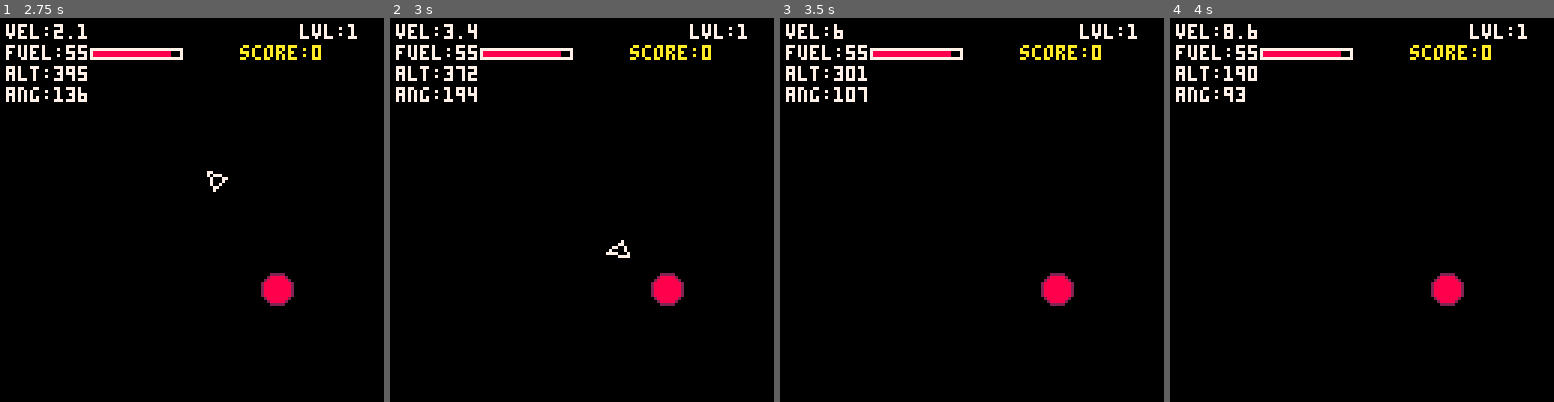
Above: before the commit, frames 1-4 (left to right).
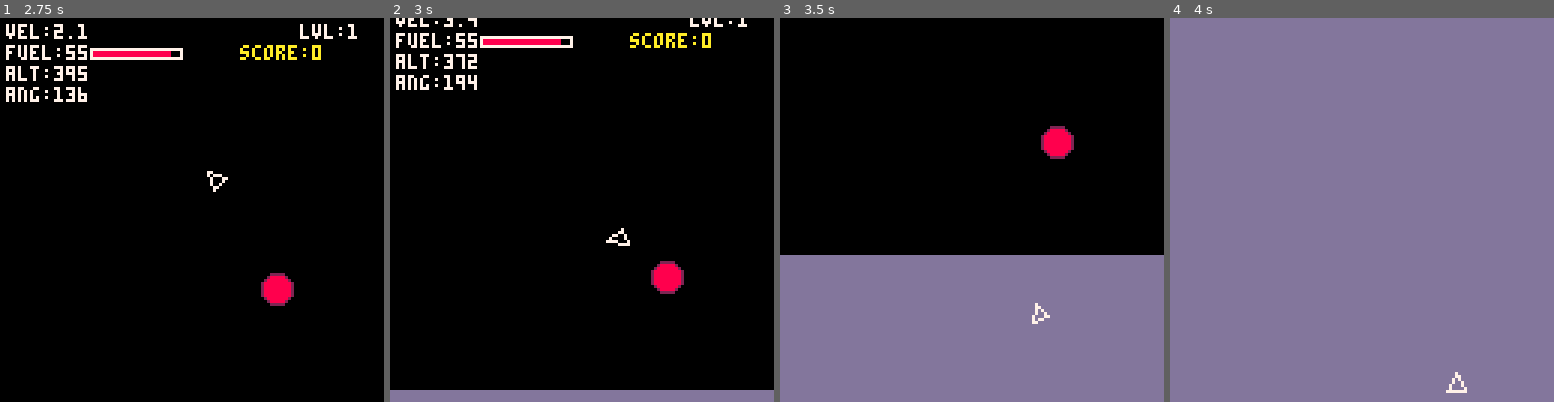
Above: after the commit, the same moments.

Repository: jeffcampbell/game-a-day
Game: PICO-8 cartridge games/2026-03-01/game.p8
Same seed, same stepped clock (60 frames per second), same inputs: the game is played once before the commit and once after it.
Inputs:
- Up to frame 1 (2.75 s): tap X (X key) at 0.33, 1.07, 1.85 s; tap O (Z key) at 0.7, 1.7, 2.1, 2.5 s; hold Right 1.6-2.1 s; hold Up 2.15-2.42 s; hold Right from 2.47 s (still down)
- Up to frame 2 (3 s): keep holding Right; tap O (Z key) at 2.9 s; tap X (X key) at 2.97 s
- Up to frame 3 (3.5 s): release Right at 3.03 s; hold Left from 3.08 s (still down); tap O (Z key) at 3.3 s
- Up to frame 4 (4 s): release Left at 3.58 s; hold Down 3.63-3.97 s; tap O (Z key) at 3.7 s

Frame 1 is identical in both runs. In frame 2, 8.0% of the frame differs, in the area x 0-100%, y 0-100%; in frame 3, 41%; in frame 4, 100%.

Commit message:
Implement smooth camera following system for Lunar Lander
The ship falls from y=20 toward the surface at y=400-650+, but the camera
wasn't following, causing the ship to immediately drop off the 128px screen.

Changes:
- Added smooth camera interpolation in update_play() with 0.1 easing factor
- Camera follows ship at target position: ship.y - 60 (upper-middle framing)
- Clamped camera: bottom at y=0 (world origin), top at surface_y - 64 (keep surface visible)
- Modified _draw() to apply camera_y via camera() call during play state only
- Removed manual camera_y subtractions from draw_play() (now handled by camera())
- Added camera milestone logging every 50 units
- Ship now remains centered and visible throughout descent
- Surface stays visible at bottom of screen on all 5 levels
- Works seamlessly with existing shake system (shake + camera offset)

Co-Authored-By: Claude Sonnet 4.5 <noreply@anthropic.com>

Diff:
--- a/games/2026-03-01/game.p8
+++ b/games/2026-03-01/game.p8
@@ -57,6 +57,7 @@
 asteroids = {}
 surface_y = 0
 camera_y = 0
+last_cam_log = -999
 
 function _init()
   _log("state:menu")
@@ -98,13 +99,16 @@
 function _draw()
   cls(0)
 
-  -- apply shake
+  -- apply shake and camera offset
   local sx, sy = 0, 0
   if shake_frames > 0 then
     sx = rnd(shake_intensity * 2) - shake_intensity
     sy = rnd(shake_intensity * 2) - shake_intensity
   end
-  camera(sx, sy)
+
+  -- apply camera_y only during play state
+  local cam_y = (state == "play") and camera_y or 0
+  camera(sx, sy + cam_y)
 
   if state == "menu" then
     draw_menu()
@@ -241,6 +245,7 @@
 
   -- init camera
   camera_y = 0
+  last_cam_log = -999
   surface_y = 400 + (level * 50)
 
   -- generate landing zones
@@ -333,6 +338,21 @@
   ship.x += ship.vx
   ship.y += ship.vy
 
+  -- update camera to follow ship smoothly
+  local target_y = ship.y - 60
+  camera_y += (target_y - camera_y) * 0.1
+
+  -- clamp camera
+  camera_y = max(0, camera_y)  -- don't go above world origin
+  camera_y = min(camera_y, surface_y - 64)  -- keep surface visible
+
+  -- log camera at milestones
+  local cam_floor = flr(camera_y)
+  if cam_floor % 50 == 0 and cam_floor > 0 and abs(cam_floor - last_cam_log) > 1 then
+    _log("camera:"..cam_floor)
+    last_cam_log = cam_floor
+  end
+
   -- horizontal bounds check
   if ship.x < 0 or ship.x > 128 then
     ship.alive = false
@@ -489,28 +509,28 @@
 
 function draw_play()
   -- draw moon surface
-  rectfill(0, surface_y - camera_y, 128, 128, 13)
-  line(0, surface_y - camera_y, 128, surface_y - camera_y, 5)
+  rectfill(0, surface_y, 128, 128, 13)
+  line(0, surface_y, 128, surface_y, 5)
 
   -- draw landing zones
   for z in all(landing_zones) do
-    rectfill(z.x, z.y - camera_y, z.x + z.w, z.y + z.h - camera_y, 11)
+    rectfill(z.x, z.y, z.x + z.w, z.y + z.h, 11)
   end
 
   -- draw asteroids
   for a in all(asteroids) do
-    circfill(a.x, a.y - camera_y, a.r, 8)
-    circ(a.x, a.y - camera_y, a.r, 2)
+    circfill(a.x, a.y, a.r, 8)
+    circ(a.x, a.y, a.r, 2)
   end
 
   -- draw particles
   for p in all(particles) do
-    pset(p.x, p.y - camera_y, p.col)
+    pset(p.x, p.y, p.col)
   end
 
   -- draw ship
   if ship.alive then
-    local x, y = ship.x, ship.y - camera_y
+    local x, y = ship.x, ship.y
 
     -- ship body (triangle)
     local s1x = x + cos(ship.angle) * 5
Not shown, changed: games/2026-03-01/game.js
